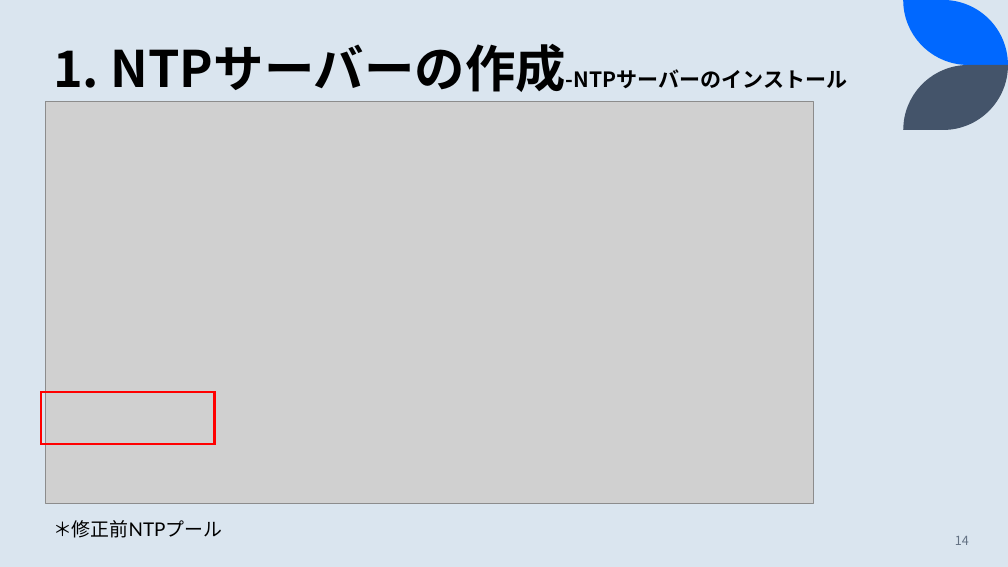
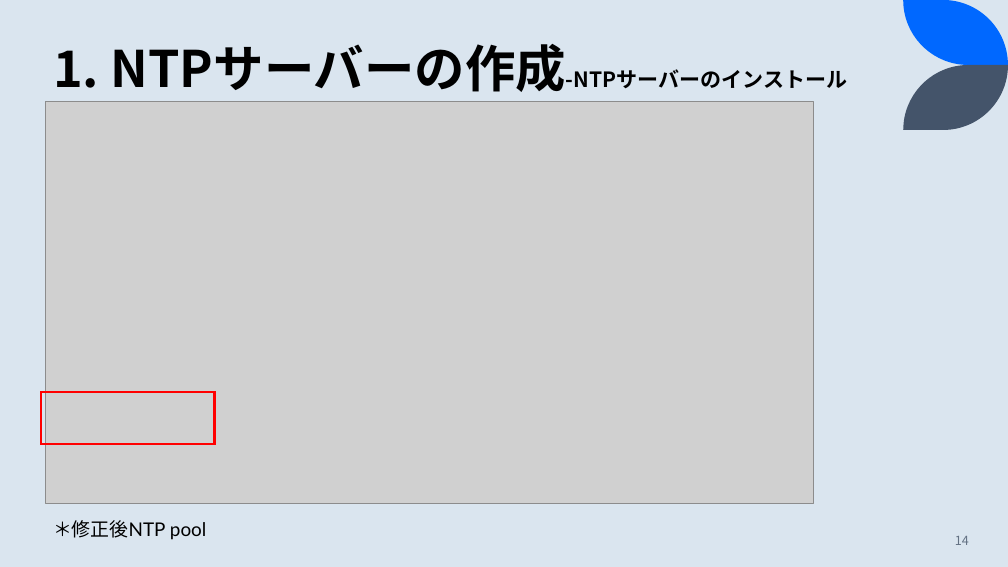
Before and after one commit to jr-joe005/temp_backup, a slide deck: slide 14 of 20221219～/Windows Server时间同步/状況整理_JP.pptx. Drawn at 1008x567 pixels with LibreOffice and Linux fonts; fonts in the diff are those of the drawing; grey boxes stand for pictures. Boxes give left, top, right and bottom in pixels: in the first picture for what was removed or moved away, otherwise in the second. Text is boxed around its words. In the diff, an @@ line names an element or a change of style, - is before the commit and + after.

```diff
--- a/20221219～/Windows Server时间同步/状況整理_JP.pptx
+++ b/20221219～/Windows Server时间同步/状況整理_JP.pptx
@@ text at (53, 520, 206, 540): text changed @@
-＊修正前NTPプール
+＊修正後NTP pool
```
Also in this commit, not shown: 3 other slides changed, 3 slides added, 1 other file.
